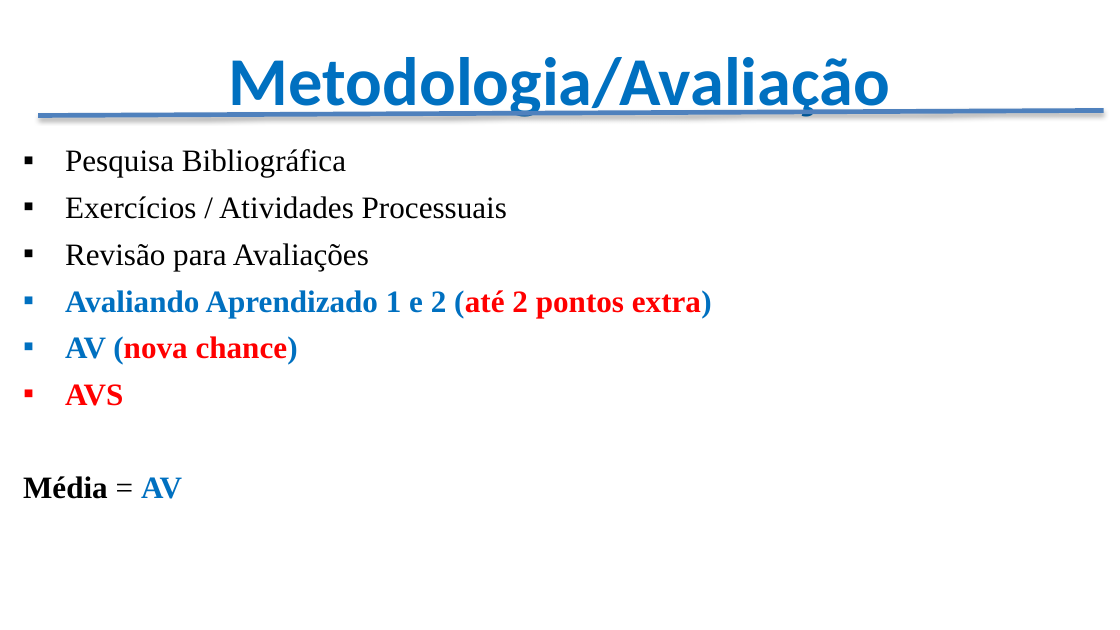
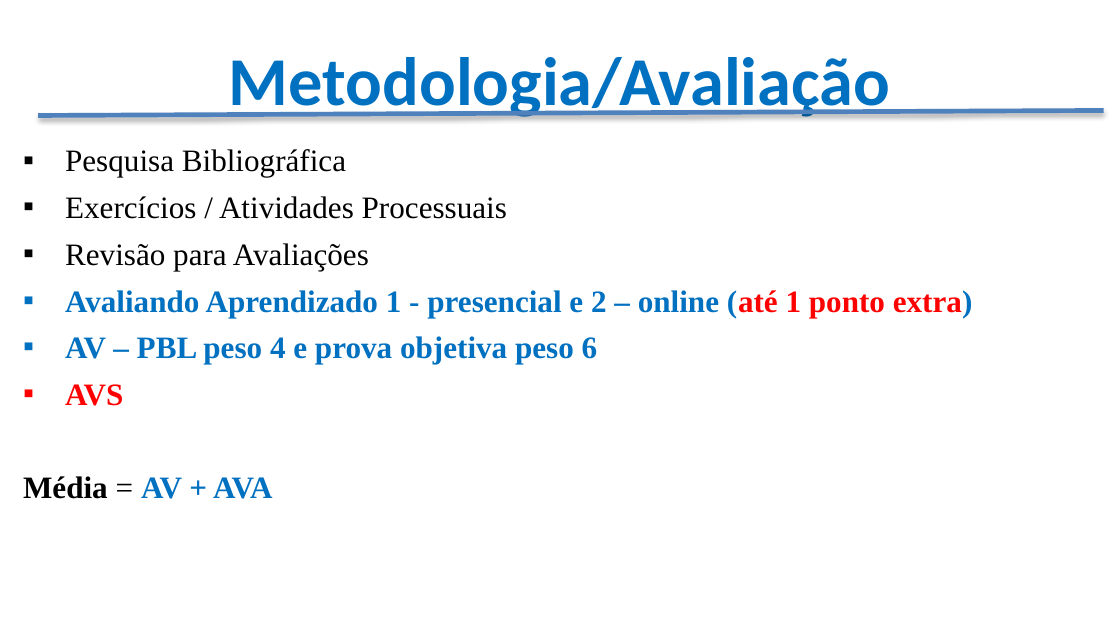
Before and after one commit to CloudEducationBrazil/WydenBancoDados, a slide deck: slide 15 of Apresentação - Banco de Dados.pptx (slide 16 before the commit). Drawn at 1120x630 pixels with LibreOffice and Linux fonts; fonts in the diff are those of the drawing; background and template pictures are left out. Boxes give left, top, right and bottom in pixels: in the first picture for what was removed or moved away, otherwise in the second. Text is boxed around its words. In the diff, an @@ line names an element or a change of style, - is before the commit and + after.

```diff
--- a/Apresentação - Banco de Dados.pptx
+++ b/Apresentação - Banco de Dados.pptx
@@ text at (65,290,973,364): text changed @@
-▪ Avaliando Aprendizado 1 e 2 (até 2 pontos extra)
-▪ AV (nova chance)
+▪ Avaliando Aprendizado 1 - presencial e 2 – online (até 1 ponto extra)
+▪ AV – PBL peso 4 e prova objetiva peso 6
@@ text at (23,476,272,499): text changed @@
-Média = AV
+Média = AV + AVA
```
Also in this commit, not shown: 3 other slides changed, 3 slides removed.
